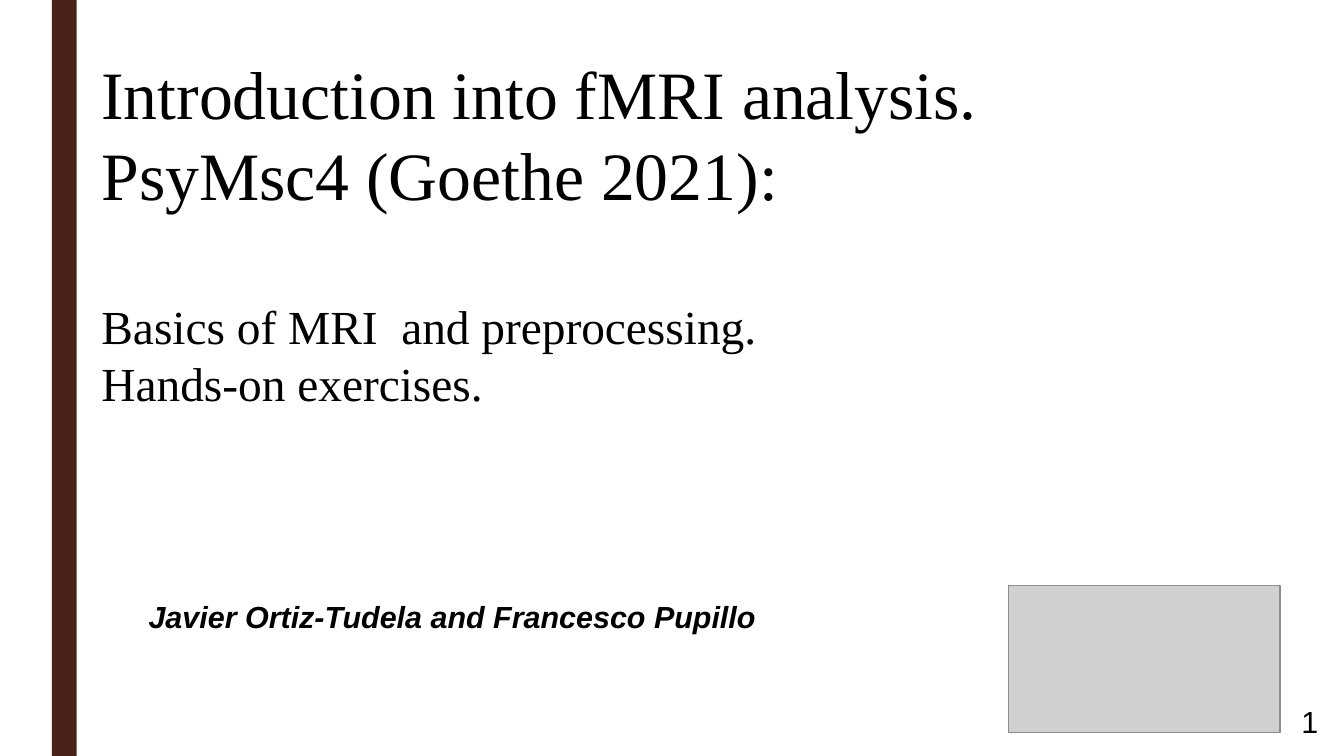
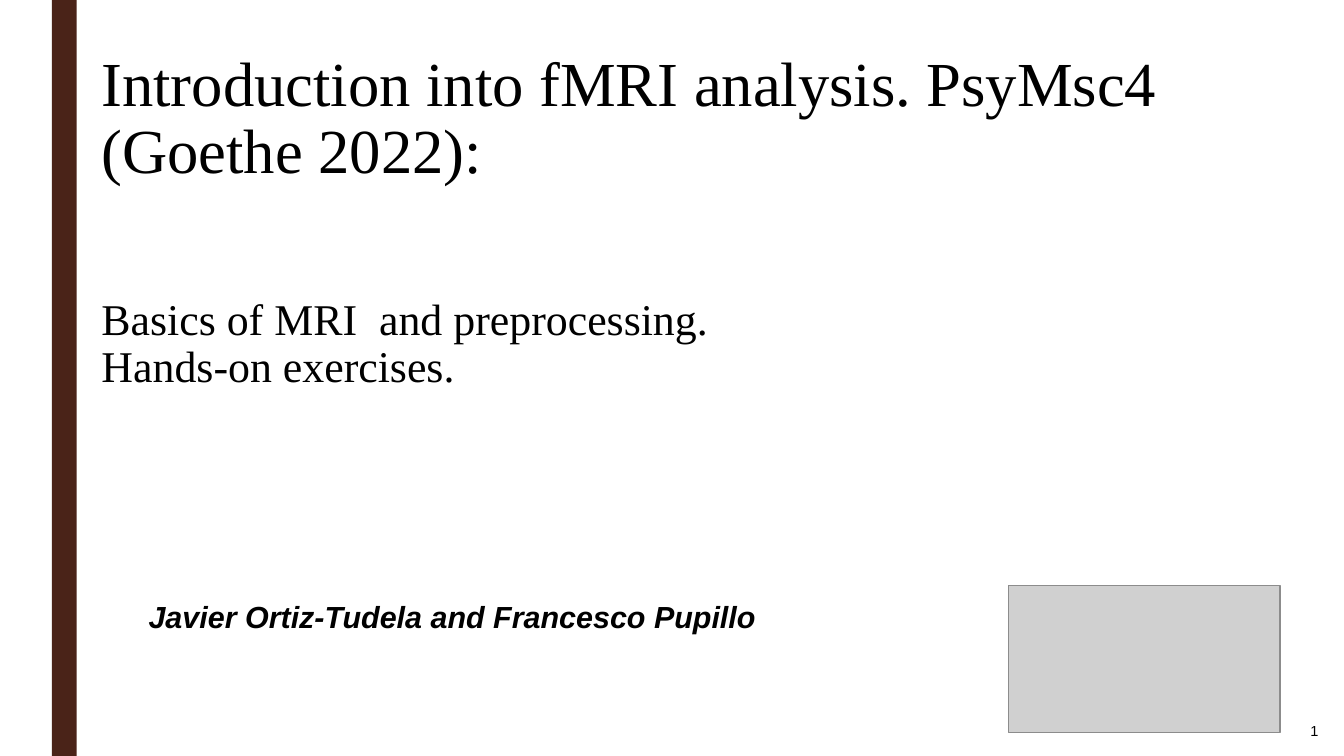
Before and after one commit to ortiztud/fmri_analysis_intro, a slide deck: slide 1 of slides/slides_session-1_hands-on.ppt. Drawn at 1344x756 pixels with LibreOffice and Linux fonts; fonts in the diff are those of the drawing; grey boxes stand for pictures; background and template pictures are left out. Boxes give left, top, right and bottom in pixels: in the first picture for what was removed or moved away, otherwise in the second. Text is boxed around its words. In the diff, an @@ line names an element or a change of style, - is before the commit and + after.

```diff
--- a/slides/slides_session-1_hands-on.ppt
+++ b/slides/slides_session-1_hands-on.ppt
@@ text at [101,62,1156,185]: text changed; size 40 to 37 pt @@
-Introduction into fMRI analysis. PsyMsc4 (Goethe 2021):
+Introduction into fMRI analysis. PsyMsc4 (Goethe 2022):
@@ text "Basics of MRI and preprocessing." at [101,304,707,383]: size 28 to 25.9 pt; line spacing 1 to 0.9 @@
@@ page number at [1310,726,1318,736]: size 18 to 8.6 pt; line spacing 1 to 0.8 @@
```
Also in this commit, not shown: 3 other slides changed, 1 other file.
